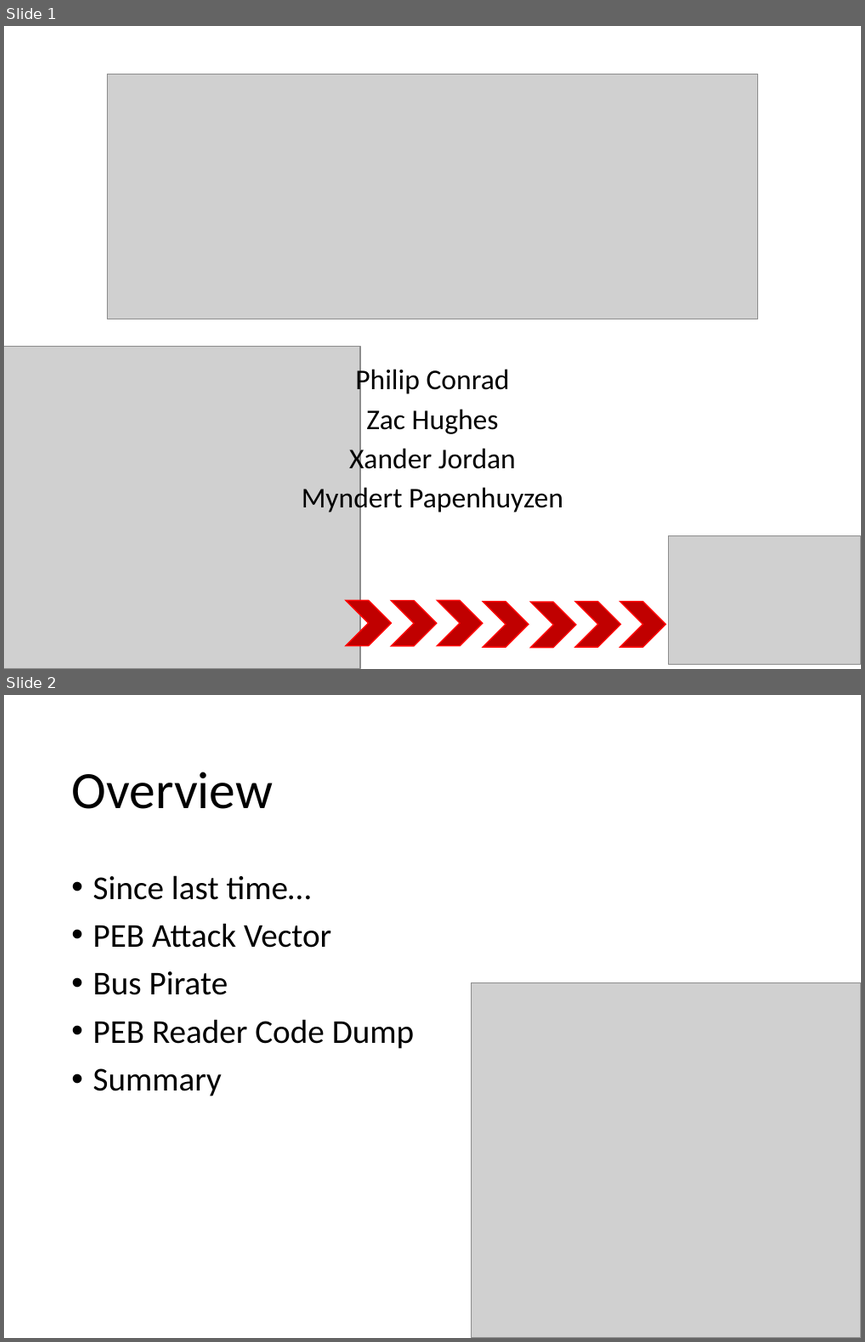
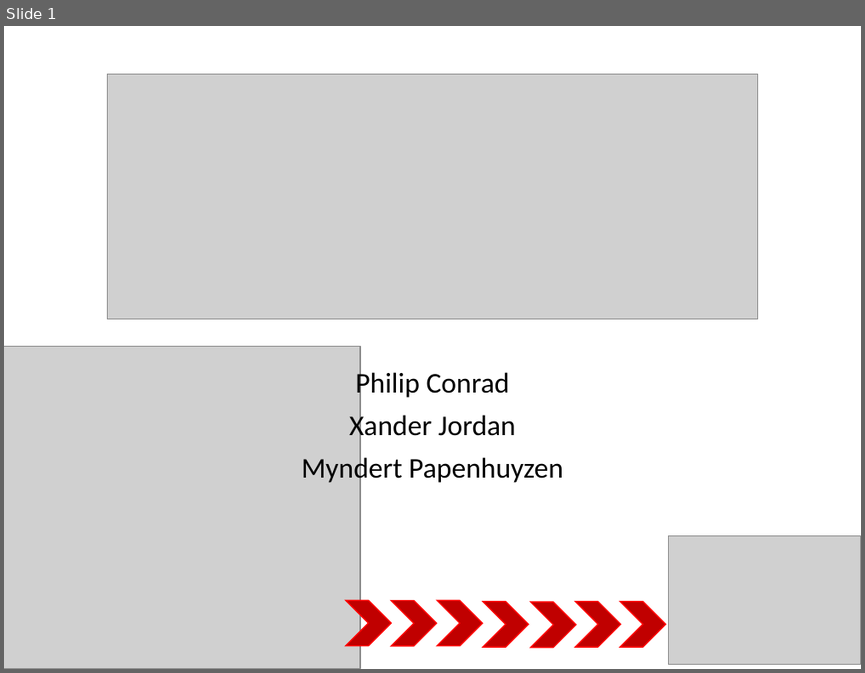
Before and after one commit to SCCapstone/omaha, a slide deck: docs/final-presentation.pptx. Shown one above the other, each under a label of ours: slides 1 and 2 before the commit, slide 1 after it. The pictures are 865x1342 and 865x673 pixels, drawn with LibreOffice and Linux fonts; fonts in the diff are those of the drawing; grey boxes stand for pictures. Boxes give left, top, right and bottom in pixels: in the first picture for what was removed or moved away, otherwise in the second. Text is boxed around its words. In the diff, an @@ line names an element or a change of style, - is before the commit and + after.

```diff
--- a/docs/final-presentation.pptx
+++ b/docs/final-presentation.pptx
@@ slide 2 removed at box(4, 695, 861, 1338), background #FFFFFF @@
@@ title removed at box(71, 771, 273, 809) @@
-Overview
@@ text removed at box(93, 875, 414, 1096) @@
-• Since last time…
-• PEB Attack Vector
-• Bus Pirate
-• PEB Reader Code Dump
-• Summary
@@ picture removed at box(471, 982, 861, 1338) @@
@@ slide 1 changed as well @@
@@ subtitle "Philip Conrad" at box(302, 369, 563, 485): line spacing 0.8 to 0.9 @@
@@ subtitle at box(366, 408, 499, 434): paragraph removed @@
-Zac Hughes
```
Also in this commit, not shown: 1 other slide changed, 5 slides added, 4 other slides removed.
